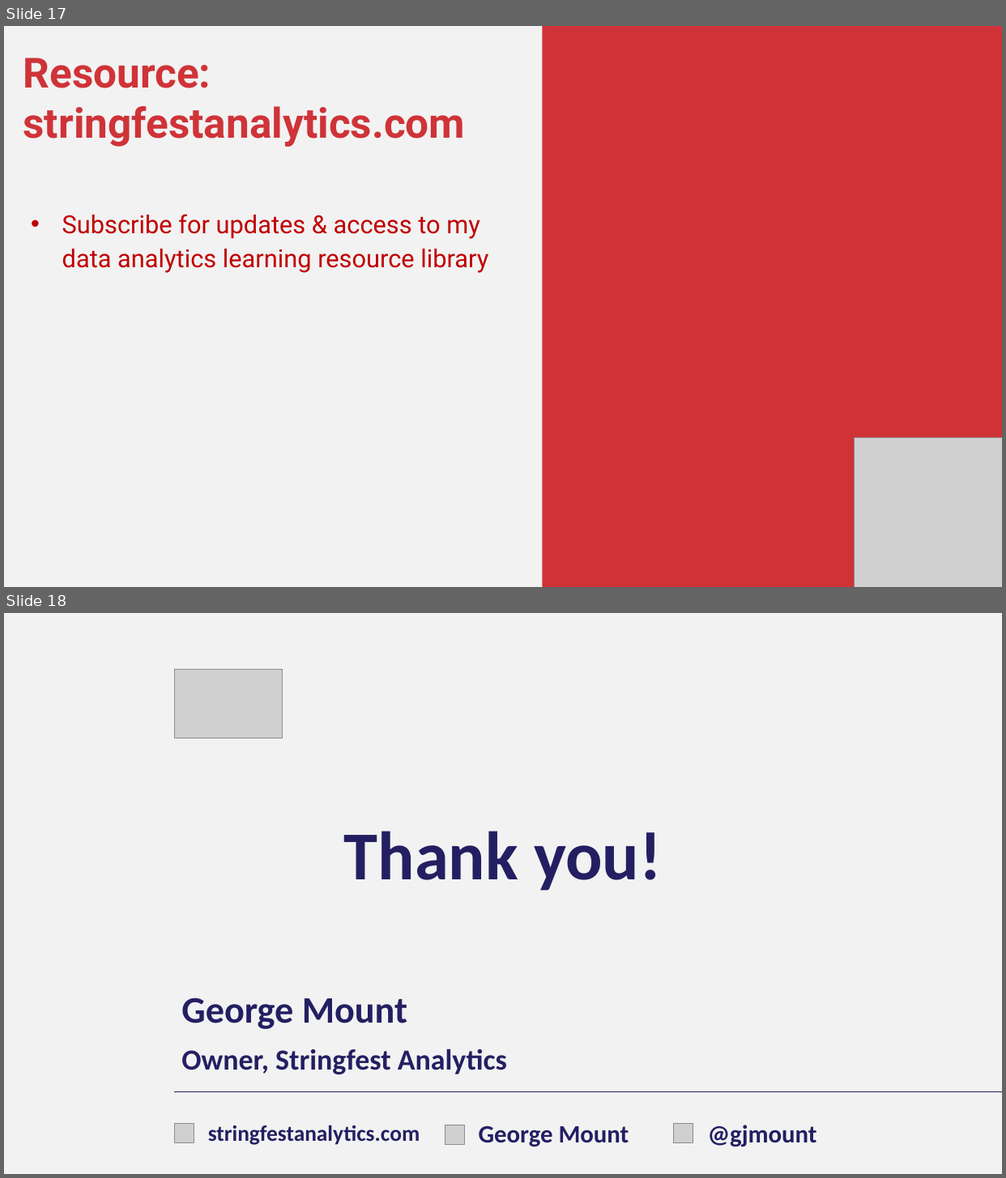
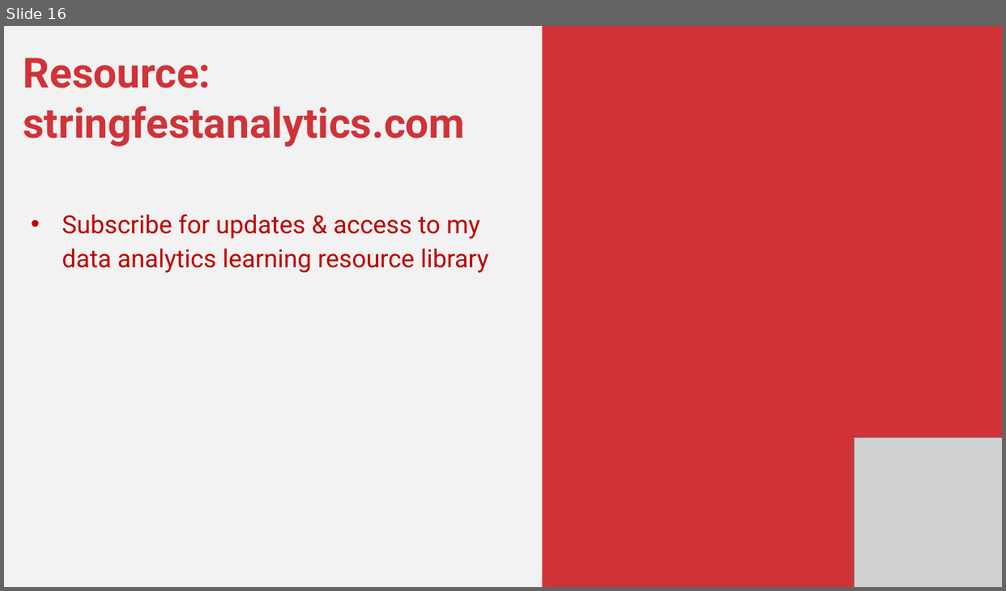
Before and after one commit to stringfestdata/fsm-intro-python-excel, a slide deck: fsm-intro-python-excel.pptx. Shown one above the other, each under a label of ours: slides 17 and 18 before the commit, slide 16 after it. The pictures are 1006x1178 and 1006x591 pixels, drawn with LibreOffice and Linux fonts; fonts in the diff are those of the drawing; grey boxes stand for pictures; background and template pictures are left out. Boxes give left, top, right and bottom in pixels: in the first picture for what was removed or moved away, otherwise in the second. Text is boxed around its words. In the diff, an @@ line names an element or a change of style, - is before the commit and + after.

```diff
--- a/fsm-intro-python-excel.pptx
+++ b/fsm-intro-python-excel.pptx
@@ slide 18 removed at (x1=4, y1=613, x2=1002, y2=1174), background picture (left out) @@
@@ picture removed at (x1=174, y1=670, x2=283, y2=739) @@
@@ title removed at (x1=344, y1=831, x2=662, y2=891) @@
-Thank you!
@@ text removed at (x1=181, y1=998, x2=407, y2=1029) @@
-George Mount
@@ text removed at (x1=181, y1=1049, x2=507, y2=1075) @@
-Owner, Stringfest Analytics
@@ line removed from (174, 1093) to (1002, 1093) @@
@@ picture removed at (x1=174, y1=1123, x2=194, y2=1144) @@
@@ text removed at (x1=208, y1=1125, x2=420, y2=1145) @@
-stringfestanalytics.com
@@ picture removed at (x1=445, y1=1125, x2=465, y2=1145) @@
@@ text removed at (x1=479, y1=1127, x2=629, y2=1148) @@
-George Mount
@@ picture removed at (x1=673, y1=1123, x2=693, y2=1144) @@
@@ text removed at (x1=708, y1=1125, x2=817, y2=1148) @@
-@gjmount
@@ what was slide 17 is now slide 16 @@
```
Also in this commit, not shown: 2 slides changed, 1 slide added, 1 other slide removed.
